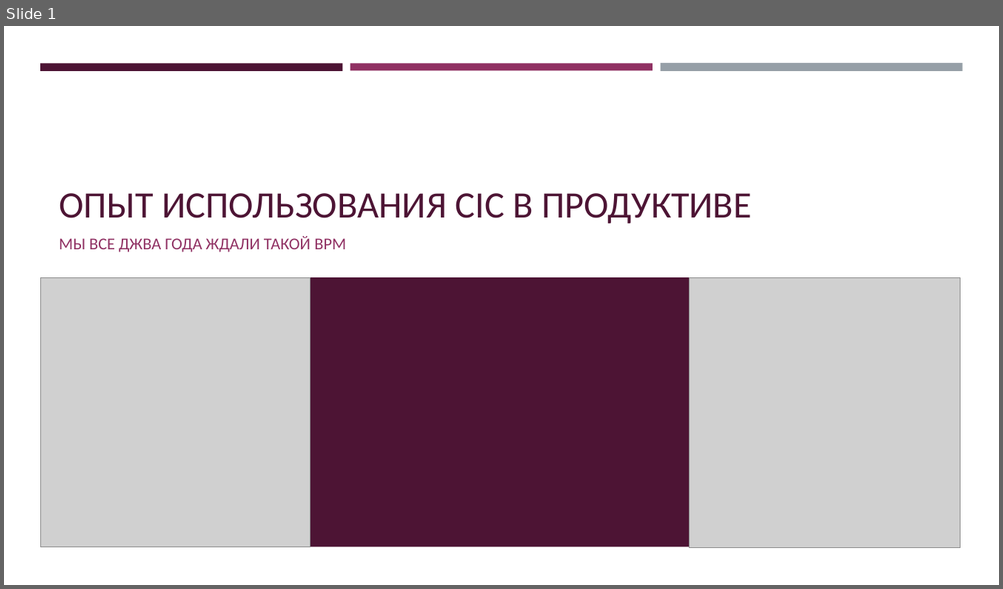
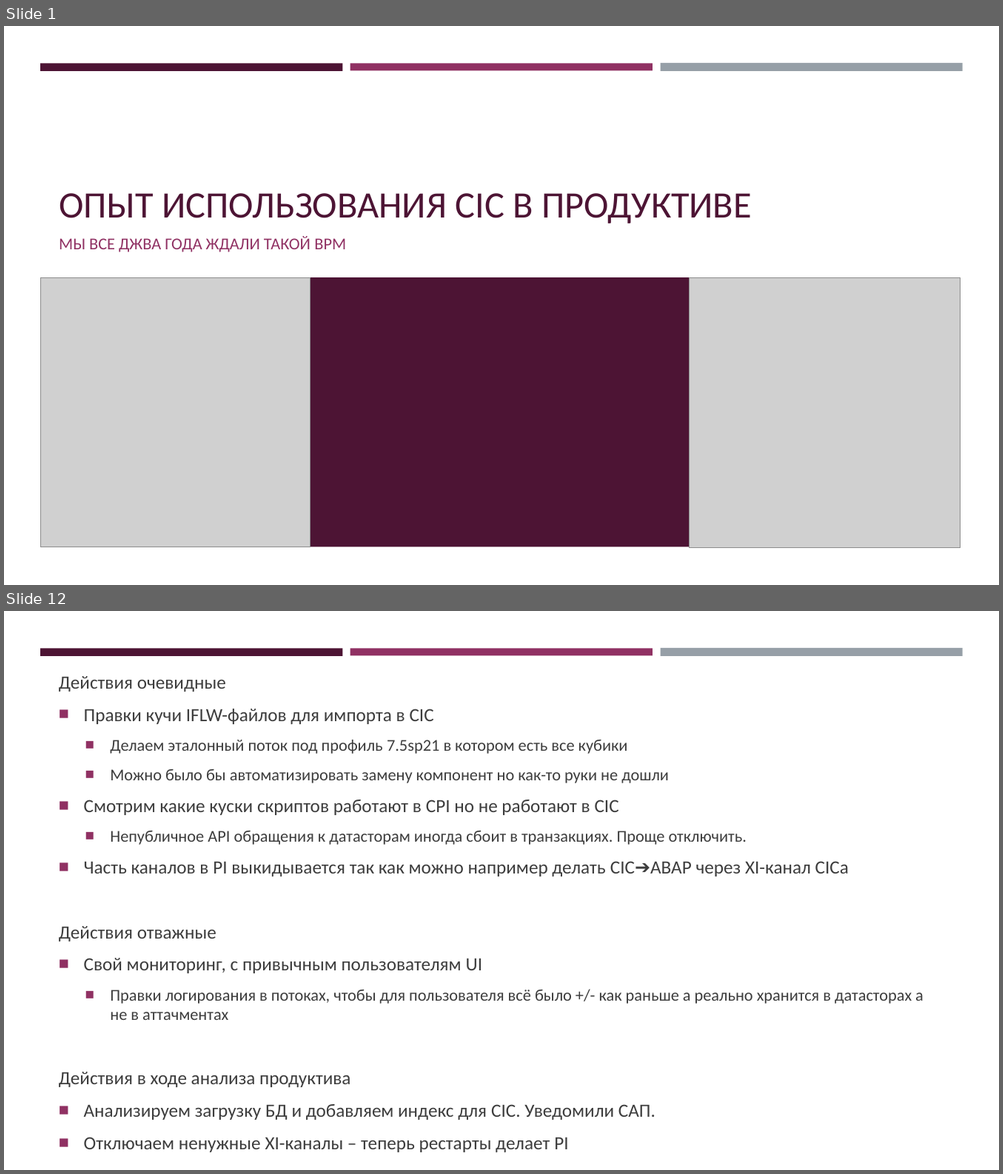
Before and after one commit to rsugio/PIMON, a slide deck: PIMON-2023/PIMON-2023_CIC.pptx. Shown one above the other, each under a label of ours: slide 1 before the commit, slides 1 and 12 after it; the slides between them are not shown. The pictures are 1003x589 and 1003x1174 pixels, drawn with LibreOffice and Linux fonts; fonts in the diff are those of the drawing; grey boxes stand for pictures. Boxes give left, top, right and bottom in pixels: in the first picture for what was removed or moved away, otherwise in the second. Text is boxed around its words. In the diff, an @@ line names an element or a change of style, - is before the commit and + after.

```diff
--- a/PIMON-2023/PIMON-2023_CIC.pptx
+++ b/PIMON-2023/PIMON-2023_CIC.pptx
@@ slide 12 added at <box>4,611,999,1170</box>, background #FFFFFF; not listed: 3 template elements that a slide beside it also shows @@
@@ text added at <box>59,676,923,1153</box>, 18 pt, text #3D3D3D @@
+Действия очевидные
+■ Правки кучи IFLW-файлов для импорта в CIC
+  ■ Делаем эталонный поток под профиль 7.5sp21 в котором есть все кубики
+  ■ Можно было бы автоматизировать замену компонент но как-то руки не дошли
+■ Смотрим какие куски скриптов работают в CPI но не работают в CIC
+  ■ Непубличное API обращения к датасторам иногда сбоит в транзакциях. Проще отключить.
+■ Часть каналов в PI выкидывается так как можно например делать CIC➔ABAP через XI-канал CICа
+Действия отважные
+■ Свой мониторинг, с привычным пользователям UI
+  ■ Правки логирования в потоках, чтобы для пользователя всё было +/- как раньше а реально хранится в датасторах а не в аттачментах
+Действия в ходе анализа продуктива
+■ Анализируем загрузку БД и добавляем индекс для CIC. Уведомили САП.
+■ Отключаем ненужные XI-каналы – теперь рестарты делает PI
```
Also in this commit, not shown: 2 slides changed, 15 other slides added, 1 slide removed, 8 other files.
